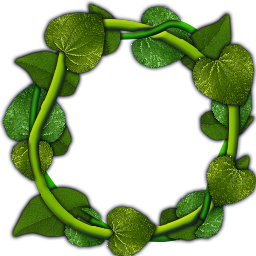
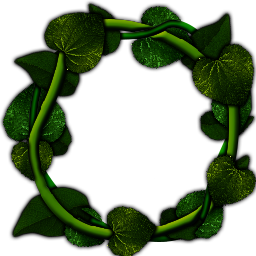
Comparing the layer stacks of the two 256px x 256px images. Changes:
pixels changed over [0, 2, 256, 256] (layer not identified)
